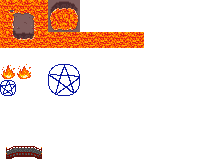
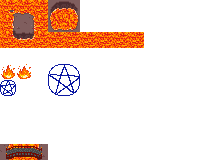
Before/after of a 224x160 layered artwork. What changed in the layer stack:
painted on "Calque de dessin 6" (1st of 2) over [0, 144, 48, 160]
added layer "ground (coast)" (3rd of 8) above "ground (center)" over [0, 144, 39, 160]
added layer "ground (center)" (7th of 24) above "ground (center)" over [0, 144, 39, 160]
added layer "ground (center)" (8th of 24) above "Lava" over [0, 144, 39, 160]
added layer "Lava" (5th of 18) above "ground (coast)" over [0, 144, 39, 160]
added layer "Lava" (8th of 18) above "Calque de dessin 6" over [0, 144, 32, 160]
added layer "Calque de dessin 6" (2nd of 2) above "Calque de dessin 5" over [0, 144, 48, 160]
added layer "Calque de dessin 5" (2nd of 2) above "fire" over [25, 144, 48, 160]
added layer "fire" (3rd of 4) above "bridge" over [25, 144, 48, 160]
added layer "bridge" (3rd of 4) above "ground (coast)" over [25, 144, 48, 160]
added layer "ground (coast)" (5th of 8) above "ground (center)" over [0, 144, 48, 160]
added layer "ground (center)" (13th of 24) above "ground (center)" over [0, 144, 48, 160]
added layer "ground (center)" (14th of 24) above "Lava" over [0, 144, 48, 160]
added layer "Lava" (9th of 18) above "ground (coast)" over [0, 144, 48, 160]
added layer "ground (coast)" (6th of 8) above "ground (center)" over [25, 144, 48, 160]
added layer "ground (center)" (15th of 24) above "ground (center)" over [25, 144, 48, 160]
added layer "ground (center)" (16th of 24) above "Lava" over [25, 144, 48, 160]
added layer "Lava" (12th of 18) above "fire" over [0, 144, 48, 160]
added layer "ground (coast)" (7th of 8) above "ground (center)" over [0, 144, 48, 160]
added layer "ground (center)" (19th of 24) above "ground (center)" over [0, 144, 48, 160]
added layer "ground (center)" (20th of 24) above "Lava" over [0, 144, 48, 160]
added layer "Lava" (13th of 18) above "ground (coast)" over [0, 144, 48, 160]
added layer "Lava" (16th of 18) above "Lava" over [0, 144, 48, 160]
…and 14 more changes (14 added)
